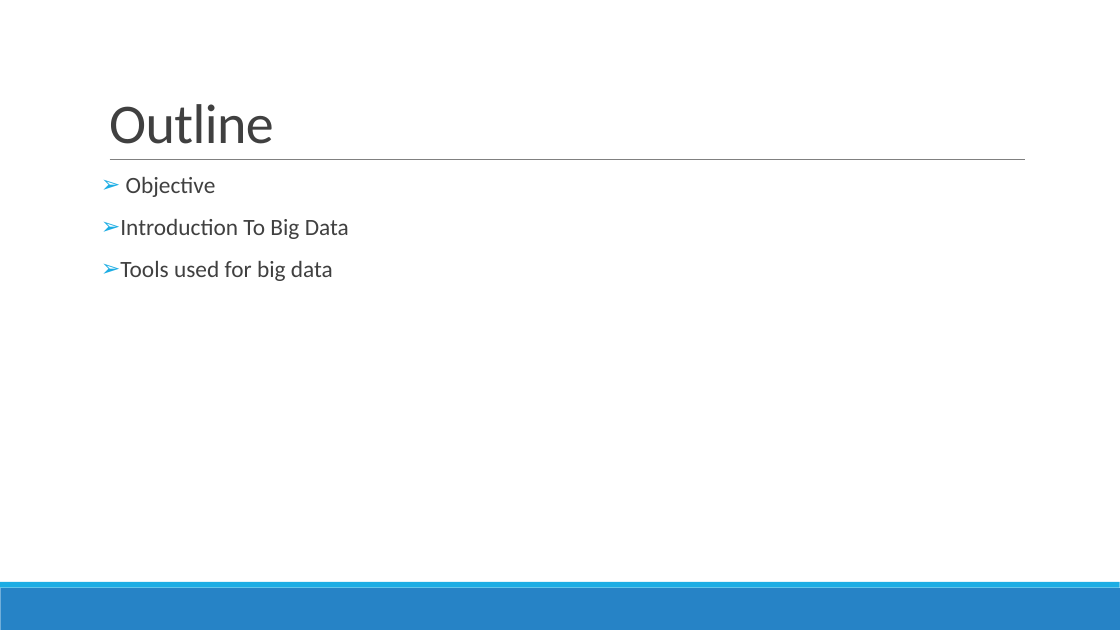
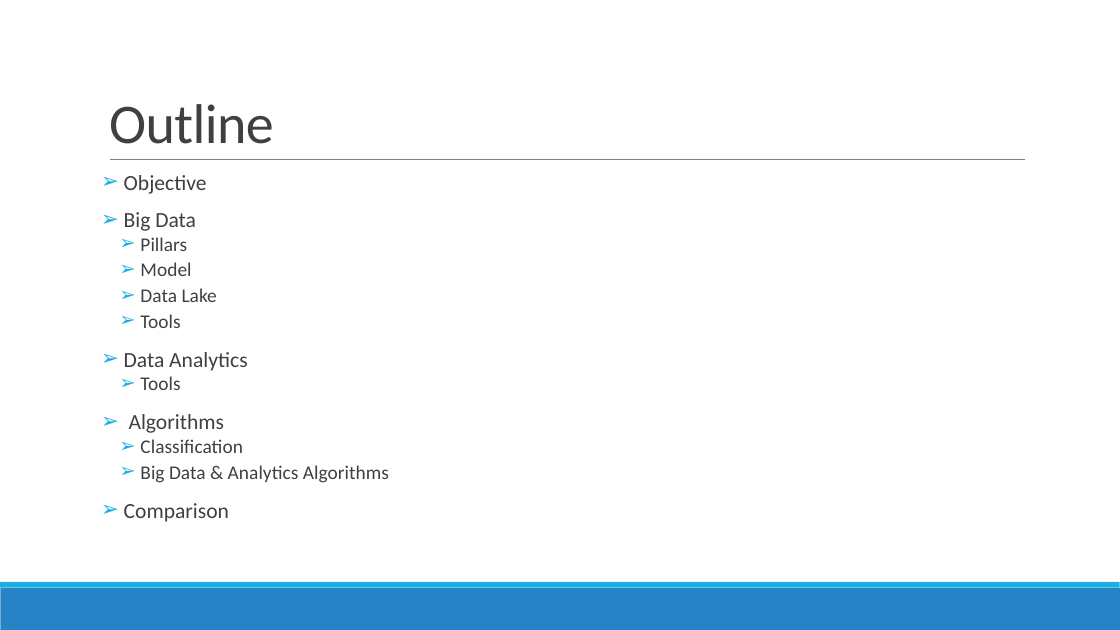
Before and after one commit to DistributedSystems-Fall2018-NEDUET/project-dist_sys, a slide deck: slide 4 of Project Interim Submission/Generic DS Framework.pptx. Drawn at 1120x630 pixels with LibreOffice and Linux fonts; fonts in the diff are those of the drawing. Boxes give left, top, right and bottom in pixels: in the first picture for what was removed or moved away, otherwise in the second. Text is boxed around its words. In the diff, an @@ line names an element or a change of style, - is before the commit and + after.

Commit message:
Update outline
Update ppt outline

```diff
--- a/Project Interim Submission/Generic DS Framework.pptx
+++ b/Project Interim Submission/Generic DS Framework.pptx
@@ text at [124, 175, 207, 194]: size 20 to 18.5 pt in "Objective"; line spacing 0.9 to 0.8 @@
@@ text at [124, 212, 389, 522]: text changed; size 20 to 16.6 pt @@
-➢ Introduction To Big Data
-➢ Tools used for big data
+➢ Big Data
+  ➢ Pillars
+  ➢ Model
+  ➢ Data Lake
+  ➢ Tools
+➢ Data Analytics
+  ➢ Tools
+➢ Algorithms
+  ➢ Classification
+  ➢ Big Data & Analytics Algorithms
+➢ Comparison
```
